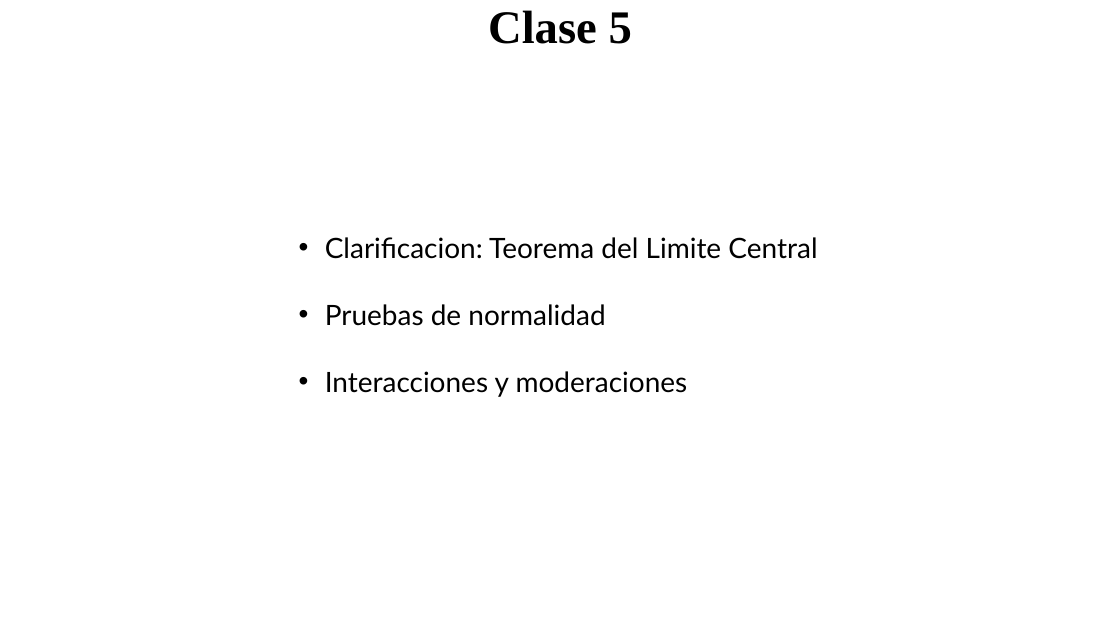
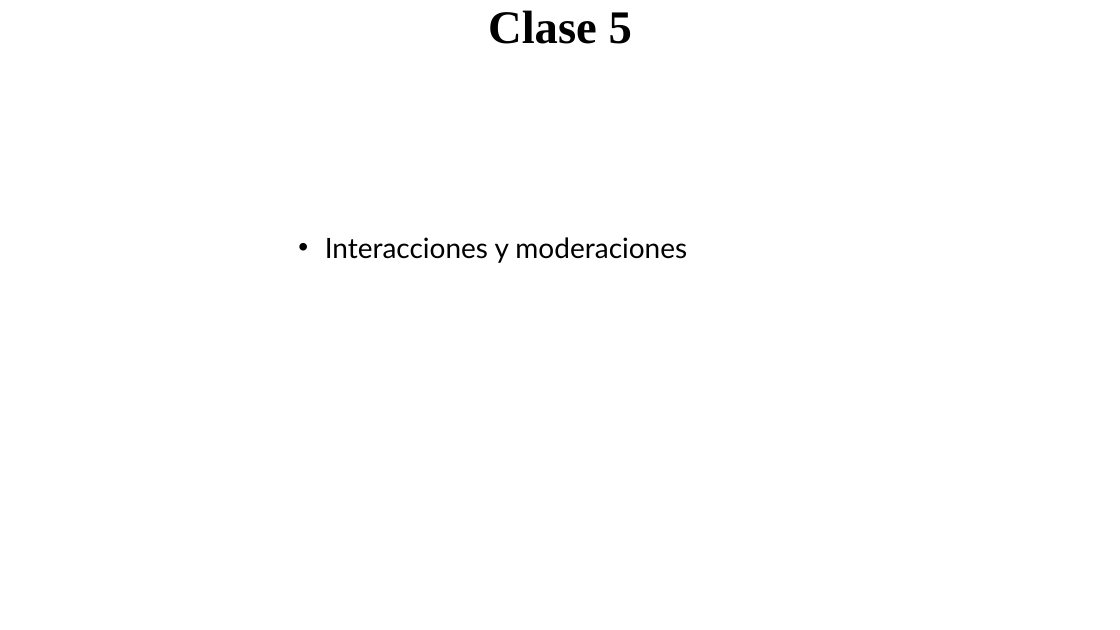
Before and after one commit to santiagocdo/metodologia-y-bioestadisitca, a slide deck: slide 5 of INPRFM/clases.pptx. Drawn at 1120x630 pixels with LibreOffice and Linux fonts; fonts in the diff are those of the drawing. Boxes give left, top, right and bottom in pixels: in the first picture for what was removed or moved away, otherwise in the second. Text is boxed around its words. In the diff, an @@ line names an element or a change of style, - is before the commit and + after.

```diff
--- a/INPRFM/clases.pptx
+++ b/INPRFM/clases.pptx
@@ text at (325, 237, 817, 326): paragraphs removed @@
-• Clarificacion: Teorema del Limite Central
-• Pruebas de normalidad
```
Also in this commit, not shown: 1 slide added, 4 other files.
